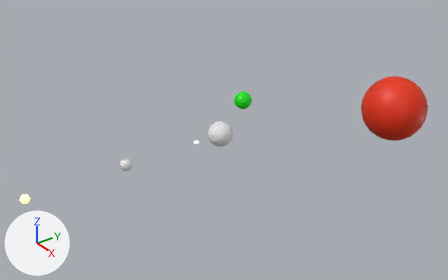
What one commit did to the Blender file Space Scene Starter.blend.
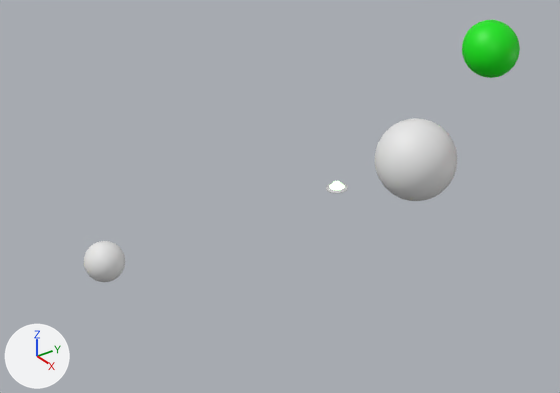
Each version appears first whole from a camera (50 mm lens) standing at (35.8, -23.3, 22.8) and looking at (0.8, 2.1, -0.1), and next in a close-up on the part from 21% to 59% of the width and 31% to 73% of the height. Every picture has the same lights, and +X, +Y and +Z are marked at lower left. The older version's two pictures come first.

Names of what the first close-up shows: 'Planet1', 'Planet2', 'Planet3' and 1 more.
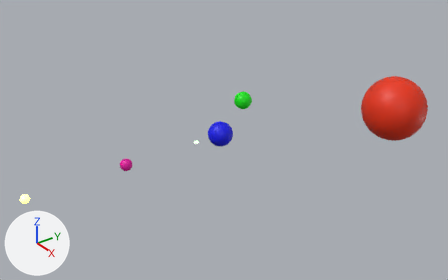
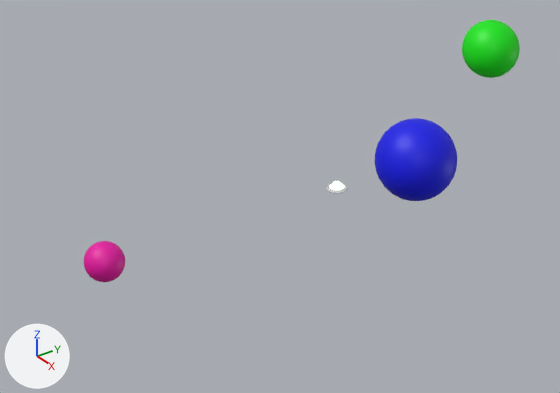
Commit message: Auto-save Space Scene Starter.blend from Blender

Changed parts and their boxes [x1, y1, x2, y2] in the close-ups (560 x 393 px):
'Planet2', recoloured (white to blue)
    both: [375, 118, 457, 201]
'Planet1', recoloured (white to pink)
    both: [84, 241, 125, 282]

What changed in the scene script:
```text
Add mat_material:
    mat_material = principled_material('Material')
    mat_material.base_color = (0.0, 0.00284, 0.8)  # blue #0009e7
Add mat_material_003:
    mat_material_003 = principled_material('Material.003')
    mat_material_003.base_color = (0.8, 0.0, 0.359)  # pink #e700a2
Change me_sphere_001:
    where me_sphere_001.from_pydata(...)  # 482 vertices, 512 faces; spans x -1.0..1.0, y -1.0..1.0, z -1.0..1.0
    add me_sphere_001.materials.append(mat_material_003)  # pink #e700a2
Change me_sphere_002:
    where me_sphere_002.from_pydata(...)  # 482 vertices, 512 faces; spans x -1.0..1.0, y -1.0..1.0, z -1.0..1.0
    add me_sphere_002.materials.append(mat_material)  # blue #0009e7
```
